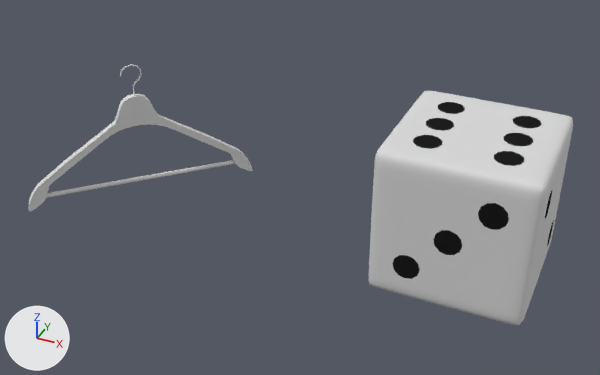
A saved change to the Blender file Augotchi/Kevins stuff/Props/Props.blend.
Camera for both pictures: a camera (50 mm lens) standing at (6.76, -8.99, 5.63) and looking at (2.68, -0.08, -0.33). Arrows for +X, +Y and +Z are at lower left; the lights stay in place.
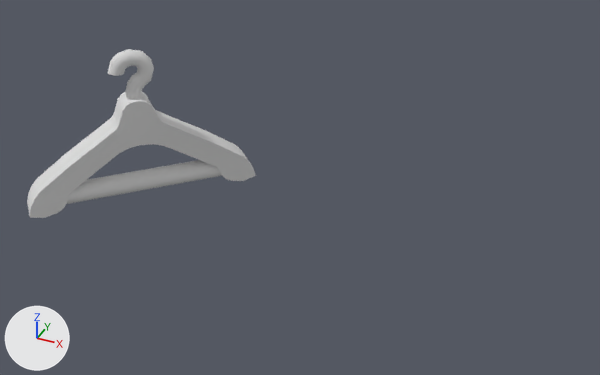
Where the change shows, as pixel boxes [x1, y1, x2, y2] in the pictures (600 x 375 px; the box of a moved part takes in the faces that stretch with it):
'Cube', hidden
    before: [369, 91, 573, 325]
'Plane', reshaped (14% taller)
    before: [28, 64, 253, 212]
    after: [27, 49, 256, 218]
part 1 of me_plane, rebuilt (7% taller)
    before: [28, 94, 253, 212]
    after: [27, 92, 256, 218]
part 2 of me_plane, rebuilt
    before: [46, 160, 235, 198]
    after: [67, 160, 222, 204]
part 3 of me_plane, moved or reshaped
    before: [120, 64, 142, 96]
    after: [108, 49, 154, 99]

What changed in the scene script:
```text
Change me_plane:
    used by ob_plane; location = (0.0, 0.0, 0.0)
    remove me_plane.from_pydata(...)  # 272 vertices, 298 faces; spans x -1.26..1.26, y -1.26..1.26, z -1.09..0.99
    add me_plane.from_pydata(...)  # 273 vertices, 309 faces; spans x -1.37..1.38, y -1.38..1.37, z -1.15..1.21
    me_plane part 1: the loose piece of 104 vertices spanning x -1.26..1.26, y -1.26..1.26, z -1.09..0.5 is rebuilt with 104 vertices and now spans x -1.37..1.38, y -1.38..1.37, z -1.15..0.5
    me_plane part 2: the loose piece of 24 vertices spanning x -1.09..1.09, y -1.09..1.09, z -0.92..-0.86 is rebuilt with 24 vertices and now spans x -1.17..1.18, y -1.18..1.16, z -1.07..-0.76
    me_plane part 3
    143 vertices are removed from x -0.13..0.1, y -0.13..0.1, z 0.49..0.99
    134 faces are deleted
    126 vertices are added at x -0.26..0.27, y -0.27..0.25, z 0.42..1.21
    12 new vertices lie (0.0, 0.0, 0.16) away from vertices in x -0.11..0.12, y -0.12..0.1, z 0.42
    6 new vertices lie (0.03, -0.05, 0.01) away from vertices in x -0.26..0.2, y -0.19..0.18, z 0.6..0.9
    145 new faces join them
Change ob_cube:
    add ob_cube.hide_viewport = True
```
